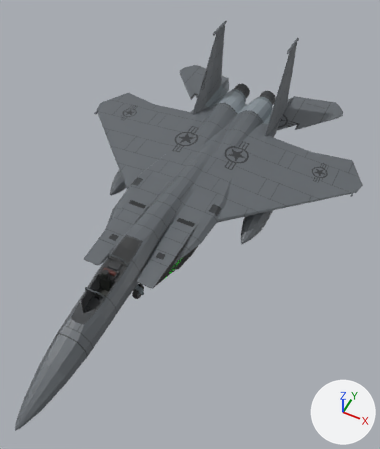
The FBX model Assets/Models/F-15Edit.fbx: old version first, new version second.
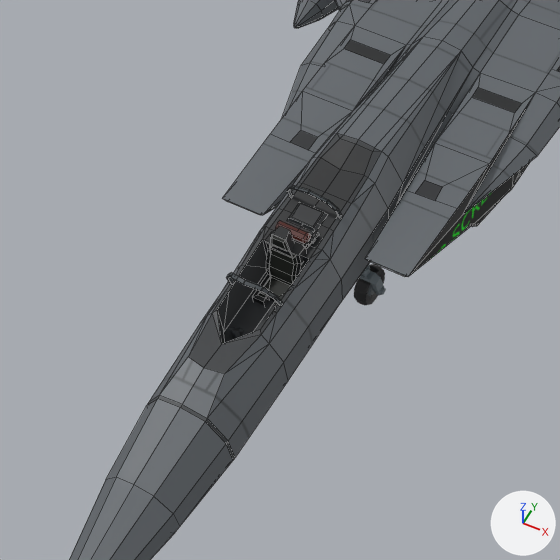
There are two pictures of each version: one whole from a 50 mm camera at (6.84, -12.58, 14.79) aimed at (0.92, -0.73, -0.02), one close up on the part from 0% to 55% of the width and 41% to 88% of the height. Lighting does not change. The marker at lower right points along +X, +Y and +Z. The last two pictures show the newer version. The close-ups show mesh edges as thin lines. Where no turn or scale is listed for an object, it has been applied to the vertices. Vertices at exactly the same position are counted once.

Script lines for the objects in view, before the commit:
```python
me_mesh_010 = bpy.data.meshes.new('Mesh.010')
me_mesh_010.from_pydata(...)  # 188 vertices, 192 faces; spans x -3.32..3.32, y -0.08..5.82, z -0.74..0.54
me_mesh_010.materials.append(mat_lambert888)  # picture img_air_vehicle_master_01_psd
me_mesh_011 = bpy.data.meshes.new('Mesh.011')
me_mesh_011.from_pydata(...)  # 57 vertices, 48 faces; spans x -39.0..39.0, y 91.0..155.0, z 309.0..658.0
me_mesh_011.materials.append(mat_lambert888)  # picture img_air_vehicle_master_01_psd
me_mesh_027 = bpy.data.meshes.new('Mesh.027')
me_mesh_027.from_pydata(...)  # 1319 vertices, 1459 faces; spans x -6.2..6.2, y -9.3..9.3, z -2.1..2.1
me_mesh_027.materials.append(mat_lambert888)  # picture img_air_vehicle_master_01_psd
ob_body = bpy.data.objects.new('Body', me_mesh_027)
ob_body.location = (0.0, -0.49, 1.39)
ob_sm_veh_jet_01_fuelpods = bpy.data.objects.new('SM_Veh_Jet_01_FuelPods', me_mesh_010)
ob_sm_veh_jet_01_fuelpods.location = (0.0, -0.29, -0.2)
ob_sm_veh_jet_01_glass = bpy.data.objects.new('SM_Veh_Jet_01_Glass', me_mesh_011)
ob_sm_veh_jet_01_glass.location = (0.0, 0.0, 0.0)
ob_sm_veh_jet_01_glass.hide_viewport = True
```
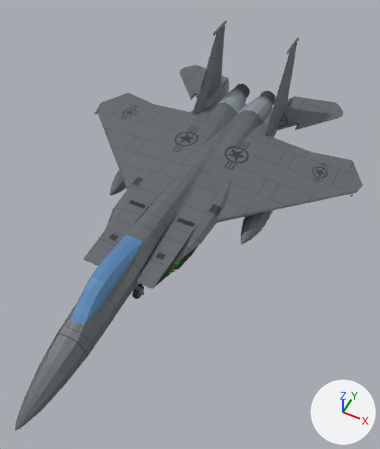
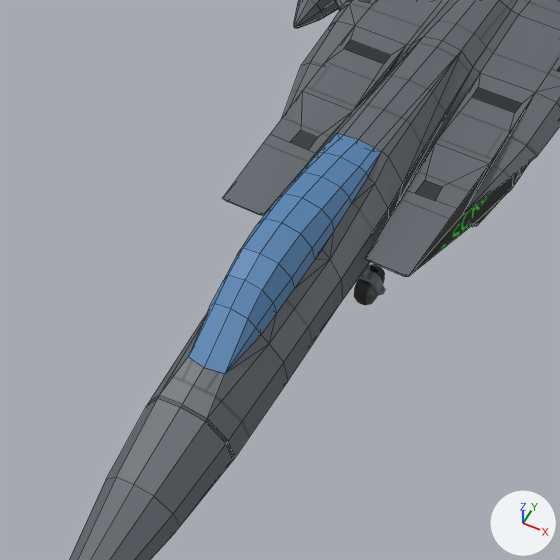
Where the newer file only moved an object's origin or applied its transform, the numbers keep the older frame.

The edits, one by one:
me_mesh_027 is used by ob_body; location (0.0, -0.49, 1.39).
me_mesh_027 had 1319 vertices, 1459 faces and spanned x -6.2..6.2, y -9.3..9.3, z -2.1..2.1.
me_mesh_027 now has 1187 vertices, 1336 faces and spans x -6.2..6.2, y -9.3..9.3, z -2.1..2.1.
me_mesh_027 part 2: the loose piece of 60 vertices spanning x -0.2..0.2, y -4.8..-4.3, z -1.0..-0.2 is deleted.
me_mesh_027 part 3: the loose piece of 28 vertices spanning x -0.4..0.4, y -5.2..-5.0, z -0.4..0.0 is deleted.
me_mesh_027 part 4: the loose piece of 28 vertices spanning x -0.4..0.4, y -3.8..-3.6, z -0.3..0.1 is deleted.
me_mesh_027 part 5: the loose piece of 16 vertices spanning x -0.2..0.2, y -4.4..-4.3, z -0.3..0.0 is deleted.
me_mesh_011 is used by ob_sm_veh_jet_01_glass; location (0.0, 0.0, 0.0).
me_mesh_011 had 57 vertices, 48 faces and spanned x -39.0..39.0, y 91.0..155.0, z 309.0..658.0.
me_mesh_011 now has 57 vertices, 48 faces and spans x 0.0, y -7.0..-3.0, z 1.0..2.0.
me_mesh_011 part 1: the whole mesh is turned 90 degrees about the x axis through the mesh origin and scaled by 0.01.
Object 'SM_Veh_Jet_01_Glass' (ob_sm_veh_jet_01_glass) is now shown.

What differs and where, as boxes (x1, y1, x2, y2) in the close-ups (560 x 560 px):
'SM_Veh_Jet_01_Glass', shown (blue): after (189, 134, 381, 373)
part 2 of me_mesh_027, deleted: before (253, 232, 306, 308)
part 3 of me_mesh_027, deleted: before (226, 273, 283, 306)
part 4 of me_mesh_027, deleted: before (287, 185, 341, 218)
part 5 of me_mesh_027, deleted: before (271, 226, 294, 257)
